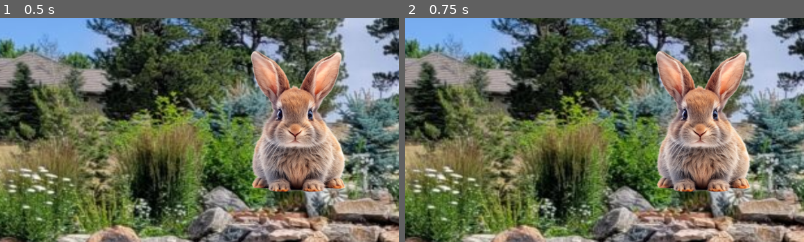
Above: before the commit, frames 1-2 (left to right).
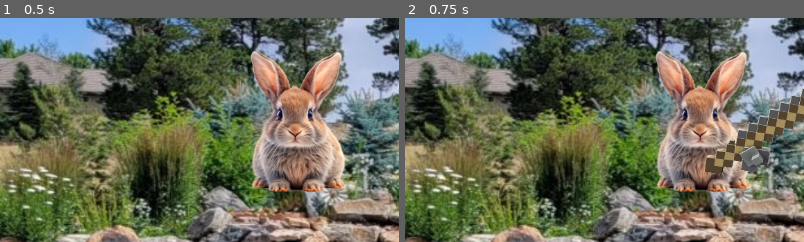
Above: after the commit, the same moments.

Repository: spokrr/fishgame
Game: Godot game, scene res://starter scene.tscn
Two runs of this game, one before a commit and one after it. Both use one fixed random seed, a clock stepped at 60 frames per second and the inputs below. Before the commit the project has no main scene; this scene is started directly in both runs.
Inputs:
- Up to frame 1 (0.5 s): no input
- Up to frame 2 (0.75 s): tap Enter at 0.5 s; hold D (moveRight, bound only after the commit) from 0.53 s (still down); hold Space (spaceBar, bound only after the commit) from 0.53 s (still down)
The pictures show only the part of the screen within x 50-100%, y 18-68%; the shares and areas given below are measured in that part.

Frame 1 is identical in both runs. In frame 2, 3.2% of the frame differs, in the area x 75-100%, y 31-70%.

Commit message:
fishing rod barely works now

Diff:
--- a/fishingcast.gd
+++ b/fishingcast.gd
@@ -1,11 +1,20 @@
 extends Node
 
+var isCast
 
 # Called when the node enters the scene tree for the first time.
 func _ready() -> void:
+	isCast = false
 	pass # Replace with function body.
 
+func _input(event):
+	if event.is_action_pressed("spaceBar"):
+		castLine(isCast) # run the code for casting a line.
 
-# Called every frame. 'delta' is the elapsed time since the previous frame.
-func _process(delta: float) -> void:
-	pass
+func castLine(isCast) -> void:
+	if isCast == false:
+		$player/fishingRod.show()
+		pass
+	if isCast == true:
+		$player/fishingRod.hide()
+		pass
--- /dev/null
+++ b/mainscript.gd
@@ -0,0 +1,14 @@
+extends Node
+
+
+# Called when the node enters the scene tree for the first time.
+func _ready() -> void:
+	pass # Replace with function body.
+
+
+# Called every frame. 'delta' is the elapsed time since the previous frame.
+func _process(delta: float) -> void:
+	if Input.is_action_pressed("moveLeft"):
+		#move left
+	if Input.is_action_pressed("moveRight"):
+		#move right
--- /dev/null
+++ b/player_character.gd
@@ -0,0 +1,32 @@
+extends Node2D
+
+var isCast
+@onready var fishingRodSprite = get_node("fishingRod")
+
+# Called when the node enters the scene tree for the first time.
+func _ready() -> void:
+	isCast = false
+	pass # Replace with function body.
+
+
+# Called every frame. 'delta' is the elapsed time since the previous frame.
+func _process(delta: float) -> void:
+	pass
+
+func _input(event):
+	if event.is_action_pressed("spaceBar"):
+		isCast = castLine(isCast) # run the code for casting a line.
+
+func castLine(isCast) -> bool:
+	if isCast == false:
+		isCast = true
+		print("casting! teehee")
+		fishingRodSprite.visible = true
+		pass
+	elif isCast == true:
+		isCast = false
+		print("reeling in! teehee")
+		fishingRodSprite.visible = false
+		pass
+
+	return isCast
--- a/project.godot
+++ b/project.godot
@@ -11,8 +11,29 @@
 [application]
 
 config/name="fishgame"
+run/main_scene="res://starter scene.tscn"
 config/features=PackedStringArray("4.3", "GL Compatibility")
 config/icon="res://icon.svg"
+
+[input]
+
+moveLeft={
+"deadzone": 0.5,
+"events": [Object(InputEventKey,"resource_local_to_scene":false,"resource_name":"","device":-1,"window_id":0,"alt_pressed":false,"shift_pressed":false,"ctrl_pressed":false,"meta_pressed":false,"pressed":false,"keycode":0,"physical_keycode":65,"key_label":0,"unicode":97,"location":0,"echo":false,"script":null)
+, Object(InputEventKey,"resource_local_to_scene":false,"resource_name":"","device":-1,"window_id":0,"alt_pressed":false,"shift_pressed":false,"ctrl_pressed":false,"meta_pressed":false,"pressed":false,"keycode":0,"physical_keycode":4194319,"key_label":0,"unicode":0,"location":0,"echo":false,"script":null)
+]
+}
+moveRight={
+"deadzone": 0.5,
+"events": [Object(InputEventKey,"resource_local_to_scene":false,"resource_name":"","device":-1,"window_id":0,"alt_pressed":false,"shift_pressed":false,"ctrl_pressed":false,"meta_pressed":false,"pressed":false,"keycode":0,"physical_keycode":68,"key_label":0,"unicode":100,"location":0,"echo":false,"script":null)
+, Object(InputEventKey,"resource_local_to_scene":false,"resource_name":"","device":-1,"window_id":0,"alt_pressed":false,"shift_pressed":false,"ctrl_pressed":false,"meta_pressed":false,"pressed":false,"keycode":0,"physical_keycode":4194321,"key_label":0,"unicode":0,"location":0,"echo":false,"script":null)
+]
+}
+spaceBar={
+"deadzone": 0.5,
+"events": [Object(InputEventKey,"resource_local_to_scene":false,"resource_name":"","device":-1,"window_id":0,"alt_pressed":false,"shift_pressed":false,"ctrl_pressed":false,"meta_pressed":false,"pressed":false,"keycode":0,"physical_keycode":32,"key_label":0,"unicode":32,"location":0,"echo":false,"script":null)
+]
+}
 
 [rendering]
 
--- a/starter scene.tscn
+++ b/starter scene.tscn
@@ -1,7 +1,8 @@
-[gd_scene load_steps=11 format=3 uid="uid://dm0ix3xsxon13"]
+[gd_scene load_steps=14 format=3 uid="uid://dm0ix3xsxon13"]
 
 [ext_resource type="Texture2D" uid="uid://bx80s4kn3deee" path="res://Backyard-Swim-Pond-and-Fountain-1024x636.jpg" id="1_npsql"]
 [ext_resource type="Texture2D" uid="uid://cv2hwcrf536rg" path="res://Cute Gray Rabbit Little Bunny, Festive, Graphic, Poster PNG Transparent Image and Clipart for Free Download_files/pngtree-artclip-of-beautifull-cute-gray-graphic-rabbit-little-bunny-sitting-on-png-image_13721252.png" id="2_2h337"]
+[ext_resource type="Script" path="res://player_character.gd" id="2_lfu40"]
 [ext_resource type="Texture2D" uid="uid://cror2ti08tt0g" path="res://Cute Gray Rabbit Little Bunny, Festive, Graphic, Poster PNG Transparent Image and Clipart for Free Download_files/pngtree-creative-art-of-small-baby-little-gray-bunny-sitting-on-generative-png-image_13721242.png" id="3_l56bx"]
 [ext_resource type="Texture2D" uid="uid://bak748d5kp313" path="res://Cute Gray Rabbit Little Bunny, Festive, Graphic, Poster PNG Transparent Image and Clipart for Free Download_files/pngtree-cute-gray-rabbit-little-bunny-clipart-illustration-png-image_14283185.png" id="4_q78g7"]
 [ext_resource type="Texture2D" uid="uid://nijvq05ifkqy" path="res://Cute Gray Rabbit Little Bunny, Festive, Graphic, Poster PNG Transparent Image and Clipart for Free Download_files/pngtree-cute-gray-rabbit-little-bunny-illustration-clipart-png-image_14283188.png" id="5_qmp1u"]
@@ -9,6 +10,7 @@
 [ext_resource type="Texture2D" uid="uid://dhil1txm6olxf" path="res://Cute Gray Rabbit Little Bunny, Festive, Graphic, Poster PNG Transparent Image and Clipart for Free Download_files/pngtree-cute-gray-rabbit-little-bunny-png-image_11458503.png" id="7_t7il7"]
 [ext_resource type="Texture2D" uid="uid://bkhpvmf4n2gbh" path="res://Cute Gray Rabbit Little Bunny, Festive, Graphic, Poster PNG Transparent Image and Clipart for Free Download_files/pngtree-cute-gray-rabbit-little-bunny-png-image_11458505.png" id="8_o2n3b"]
 [ext_resource type="Texture2D" uid="uid://cmpdxreoqra73" path="res://Cute Gray Rabbit Little Bunny, Festive, Graphic, Poster PNG Transparent Image and Clipart for Free Download_files/pngtree-cute-gray-rabbit-little-bunny-png-image_11458506.png" id="9_rofhx"]
+[ext_resource type="Texture2D" uid="uid://beuq6xxdsxs30" path="res://Screenshot 2025-02-28 at 7.37.19 PM.png" id="10_7xxbj"]
 
 [sub_resource type="SpriteFrames" id="SpriteFrames_hk7ew"]
 animations = [{
@@ -42,16 +44,32 @@
 "speed": 5.0
 }]
 
+[sub_resource type="PlaceholderTexture2D" id="PlaceholderTexture2D_o17kp"]
+
 [node name="Node2D" type="Node2D"]
 
-[node name="TextureRect" type="TextureRect" parent="."]
+[node name="background" type="TextureRect" parent="."]
 offset_right = 1920.0
 offset_bottom = 1080.0
 texture = ExtResource("1_npsql")
 
-[node name="player" type="AnimatedSprite2D" parent="."]
+[node name="playerCharacter" type="Node2D" parent="."]
 position = Vector2(1004, 265)
 scale = Vector2(0.6, 0.6)
+script = ExtResource("2_lfu40")
+
+[node name="playerSprite" type="AnimatedSprite2D" parent="playerCharacter"]
 sprite_frames = SubResource("SpriteFrames_hk7ew")
 frame = 3
 frame_progress = 0.181687
+
+[node name="fishingRod" type="Sprite2D" parent="playerCharacter"]
+visible = false
+position = Vector2(194.458, -0.833374)
+scale = Vector2(0.312696, 0.290404)
+texture = ExtResource("10_7xxbj")
+
+[node name="fishingBob" type="Sprite2D" parent="playerCharacter/fishingRod"]
+position = Vector2(417.47, 238.174)
+scale = Vector2(215.431, 164.065)
+texture = SubResource("PlaceholderTexture2D_o17kp")
Binary file changed: Screenshot 2025-02-28 at 7.37.19 PM.png
